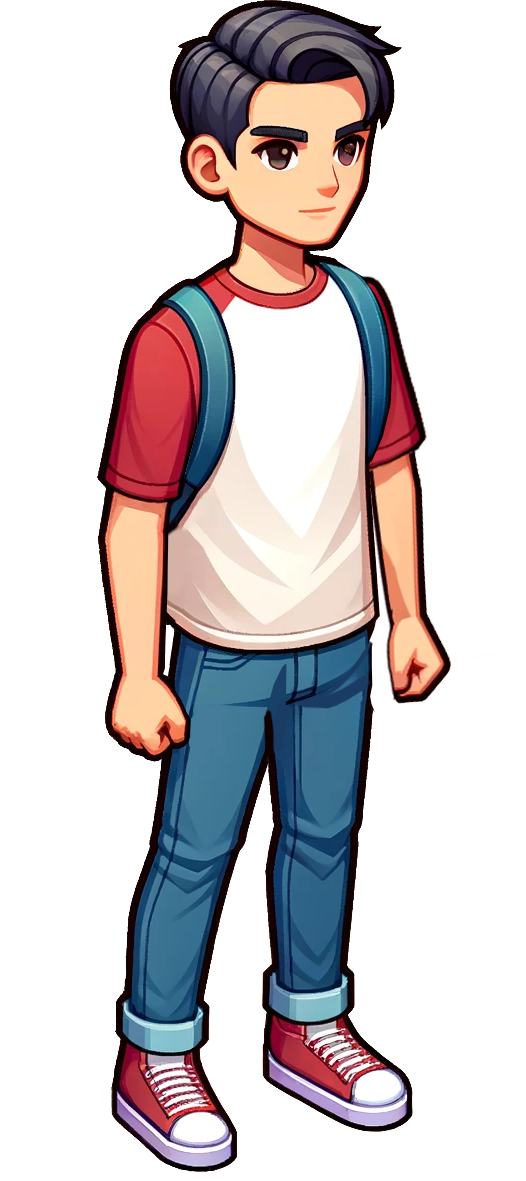
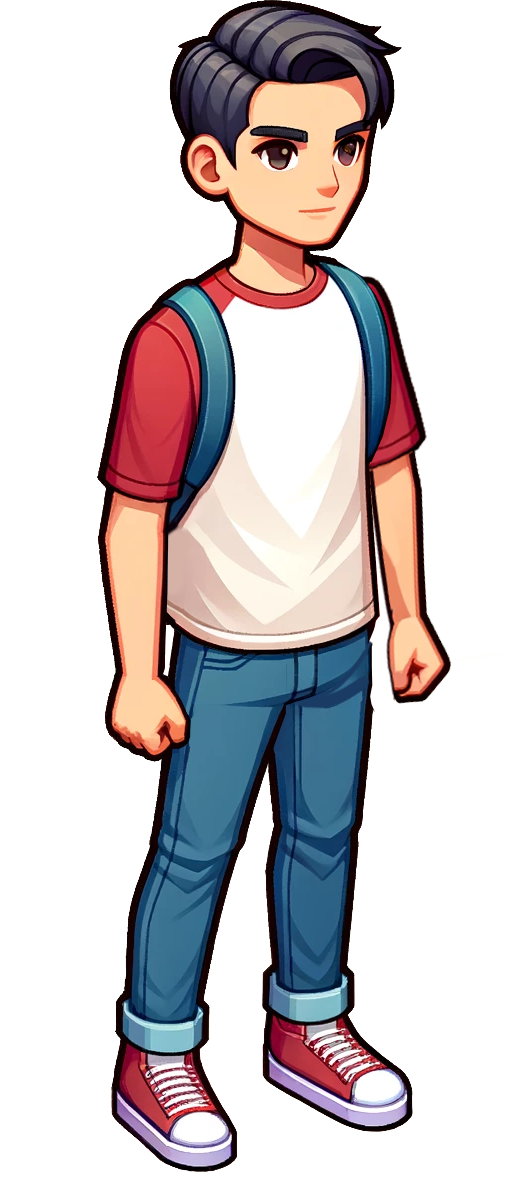
The second 526×1181 image is a revision of the first. Changes to its layers:
moved "Left Leg" above "Right Leg" over [263, 663, 287, 763]
moved "Right Leg" above "Right Arm" over [263, 663, 287, 763]
